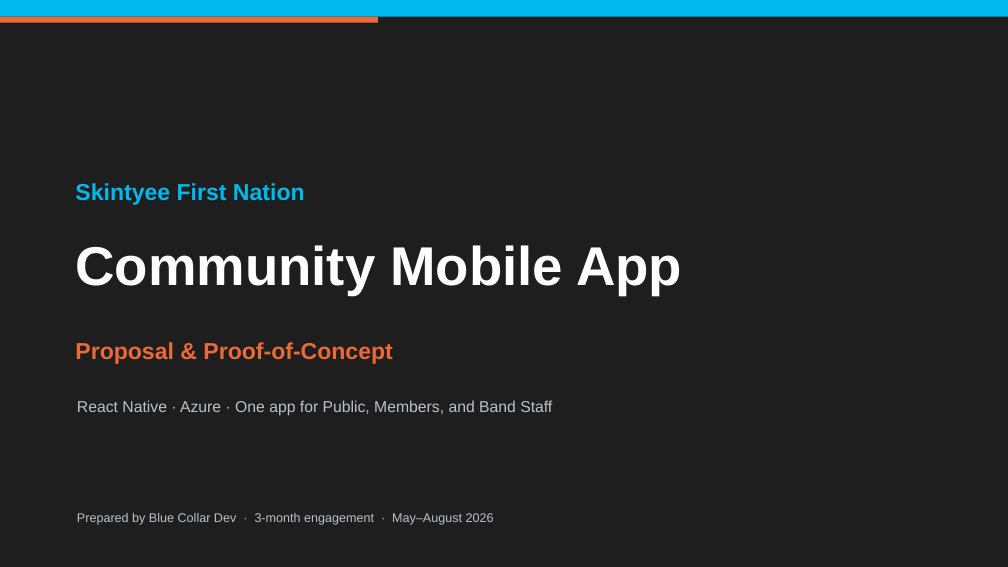
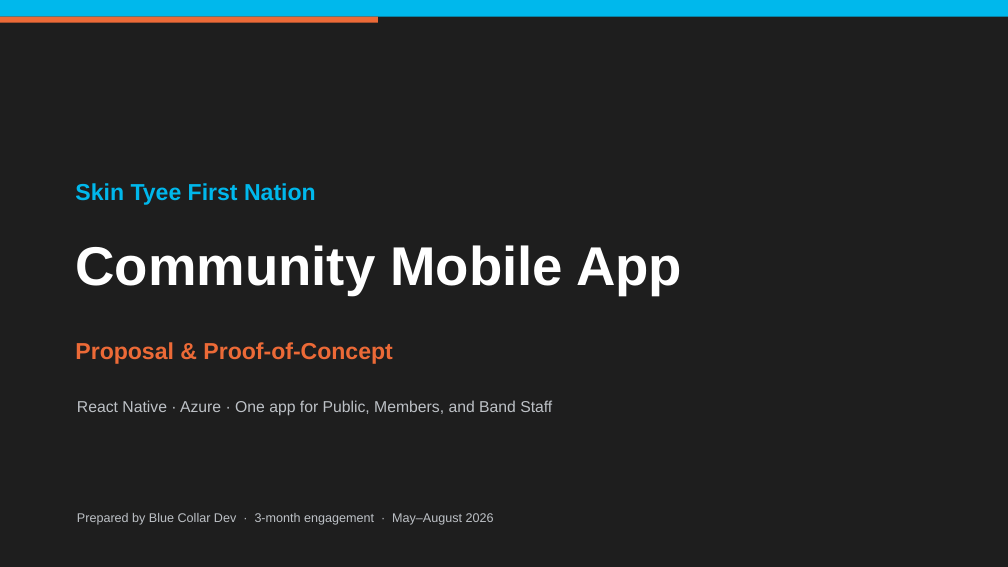
Before and after one commit to skintyeenation/webfront, a slide deck: slide 1 of docs/Skintyee-App-Proposal.pptx. Drawn at 1008x567 pixels with LibreOffice and Linux fonts; fonts in the diff are those of the drawing. Boxes give left, top, right and bottom in pixels: in the first picture for what was removed or moved away, otherwise in the second. Text is boxed around its words. In the diff, an @@ line names an element or a change of style, - is before the commit and + after.

```diff
--- a/docs/Skintyee-App-Proposal.pptx
+++ b/docs/Skintyee-App-Proposal.pptx
@@ text at <box>75,183,316,205</box>: text changed @@
-Skintyee First Nation
+Skin Tyee First Nation
```
Also in this commit, not shown: 3 other slides changed, 10 other files.
